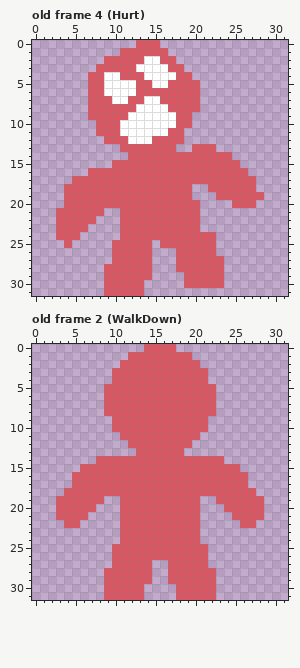
Pixel-art file: resources/enemy.aseprite. The first picture shows the starting point.
32x32 pixels, 4 frames. Shown: old frame 4 (Hurt), old frame 2 (WalkDown). The commit also changed other frames, which this record leaves out.
And afterwards:
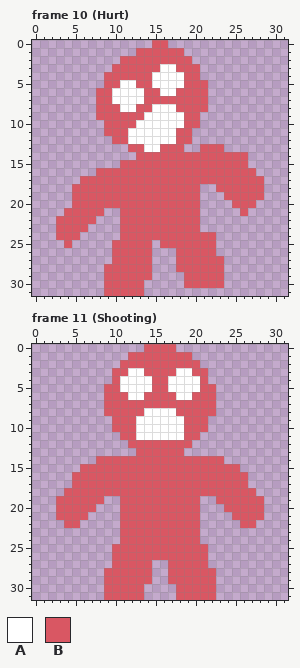
Palette (. is transparent): A #ffffff  B #d95763
A new or re-ordered frame is compared with the old frame closest to it.
Diff:
frames 4 -> 12
--- frame 10 (Hurt) is new; against old frame 4 (Hurt)
@@ x 0..31 @@
- 0 .............BBB................
- 1 ...........BBBBBB...............
- 2 .........BBBBBAABB..............
- 3 ........BBBBBAAAABB.............
- 4 .......BBAABBBAAAABB............
- 5 .......BBAAAABBAABBBB...........
- 6 .......BBAAAABBBBBBBB...........
- 7 .......BBBAABBAABBBBB...........
- 8 .......BBBBBBAAAABBBB...........
- 9 .......BBBBBAAAAAABB............
-10 ........BBBAAAAAAABB............
-11 ........BBBAAAAAABB.............
-12 .........BBBAAABBBB.............
-13 ...........BBBBBBB..BBB.........
-14 ............BBBBBBBBBBBBB.......
-15 ..........BBBBBBBBBBBBBBBB......
-16 .......BBBBBBBBBBBBBBBBBBBB.....
-17 .....BBBBBBBBBBBBBBBBBBBBBBB....
-18 ....BBBBBBBBBBBBBBBB..BBBBBB....
-19 ....BBBBBBBBBBBBBBBB...BBBBBB...
-20 ....BBBBBBBBBBBBBBBBB....BBB....
-21 ...BBBBBB..BBBBBBBBBB...........
+ 0 ...............BB...............
+ 1 .............BBBBBB.............
+ 2 ...........BBBBBBBBB............
+ 3 ..........BBBBBBAABBB...........
+ 4 .........BBBBBBAAAABB...........
+ 5 .........BBAABBAAAABBB..........
+ 6 ........BBAAAABBAABBBB..........
+ 7 ........BBAAAABBBBBBBB..........
+ 8 ........BBBAABBAAABBBB..........
+ 9 ........BBBBBBAAAAABB...........
+10 .........BBBBAAAAAABB...........
+11 .........BBBAAAAAABB............
+12 ..........BBAAAAAABB............
+13 ............BBAABBB..BBB........
+14 .............BBBBBBBBBBBBBB.....
+15 ...........BBBBBBBBBBBBBBBB.....
+16 ........BBBBBBBBBBBBBBBBBBBB....
+17 ......BBBBBBBBBBBBBBBBBBBBBBB...
+18 .....BBBBBBBBBBBBBBBB..BBBBBB...
+19 .....BBBBBBBBBBBBBBBB...BBBBB...
+20 .....BBBBBBBBBBBBBBBB....BBB....
+21 ....BBBBB..BBBBBBBBBB.....B.....
 22 ...BBBBB...BBBBBBBBBB...........
--- frame 11 (Shooting) is new; against old frame 2 (WalkDown)
@@ x 9..22 @@
  2 ..BBBBBBBBBB..
- 3 .BBBBBBBBBBBB.
- 4 .BBBBBBBBBBBB.
- 5 BBBBBBBBBBBBBB
- 6 BBBBBBBBBBBBBB
+ 3 .BBAABBBBAABB.
+ 4 .BAAAABBAAAAB.
+ 5 BBAAAABBAAAABB
+ 6 BBBAABBBBAABBB
  7 BBBBBBBBBBBBBB
- 8 BBBBBBBBBBBBBB
- 9 .BBBBBBBBBBBB.
-10 .BBBBBBBBBBBB.
-11 ..BBBBBBBBBB..
+ 8 BBBBBAAAABBBBB
+ 9 .BBBAAAAAABBB.
+10 .BBBAAAAAABBB.
+11 ..BBAAAAAABB..
 12 ...BBBBBBBB...
Boxes around the changes in both pictures, in picture pixels (x1, y1, x2, y2):
changed: (56, 40, 264, 216)
changed: (120, 368, 200, 440)
